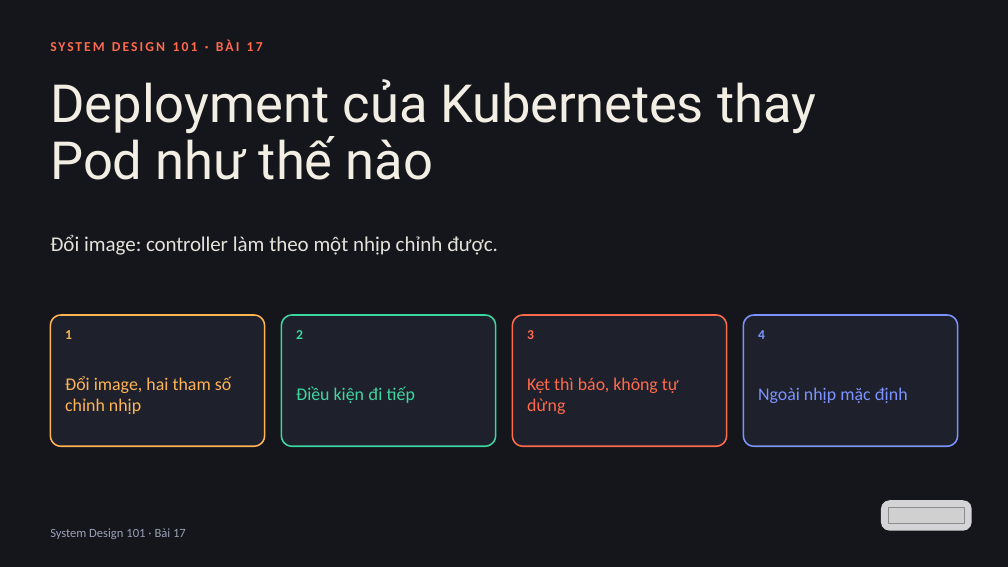
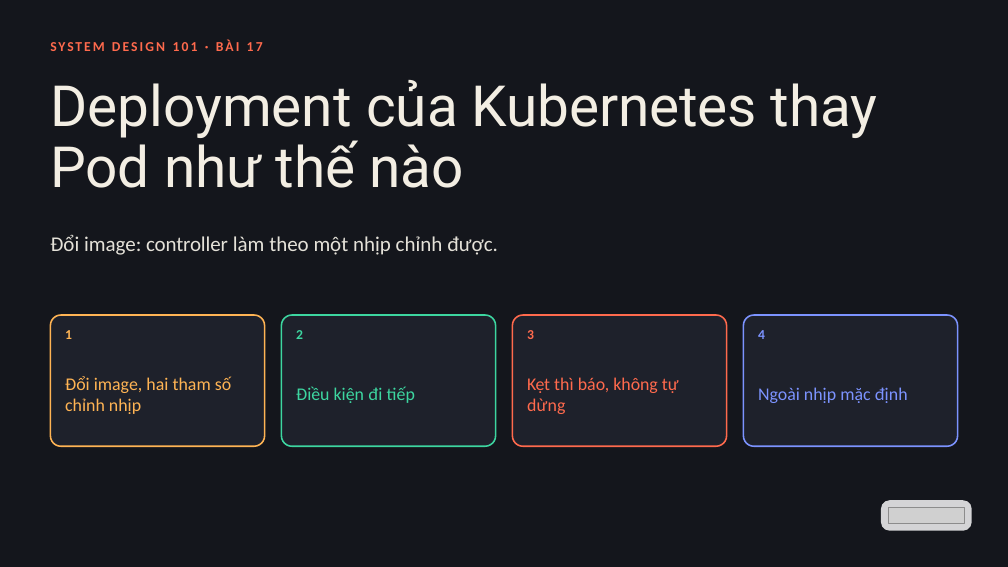
Before and after one commit to vohoailinh90/tool-marketing-studio, a slide deck: slide 1 of system-design-101/vi/lessons/sd-13-017/slides/sd-13-017.pptx. Drawn at 1008x567 pixels with LibreOffice and Linux fonts; fonts in the diff are those of the drawing; grey boxes stand for pictures. Boxes give left, top, right and bottom in pixels: in the first picture for what was removed or moved away, otherwise in the second. Text is boxed around its words. In the diff, an @@ line names an element or a change of style, - is before the commit and + after.

```diff
--- a/system-design-101/vi/lessons/sd-13-017/slides/sd-13-017.pptx
+++ b/system-design-101/vi/lessons/sd-13-017/slides/sd-13-017.pptx
@@ text "Deployment của Kubernetes thay Pod ..." at box(50, 80, 878, 188): size 75 to 81 pt; line spacing 81pt to 87.5pt @@
@@ text removed at box(50, 528, 186, 539) @@
-System Design 101 · Bài 17
```
Also in this commit, not shown: 8 other files.
